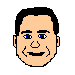
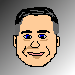
Revision of a layered 75 x 75 image; what changed, layer by layer:
painted on "Color" over [left=15, top=9, right=59, bottom=59]
showed "Pasted Layer" over [left=0, top=0, right=75, bottom=75]
